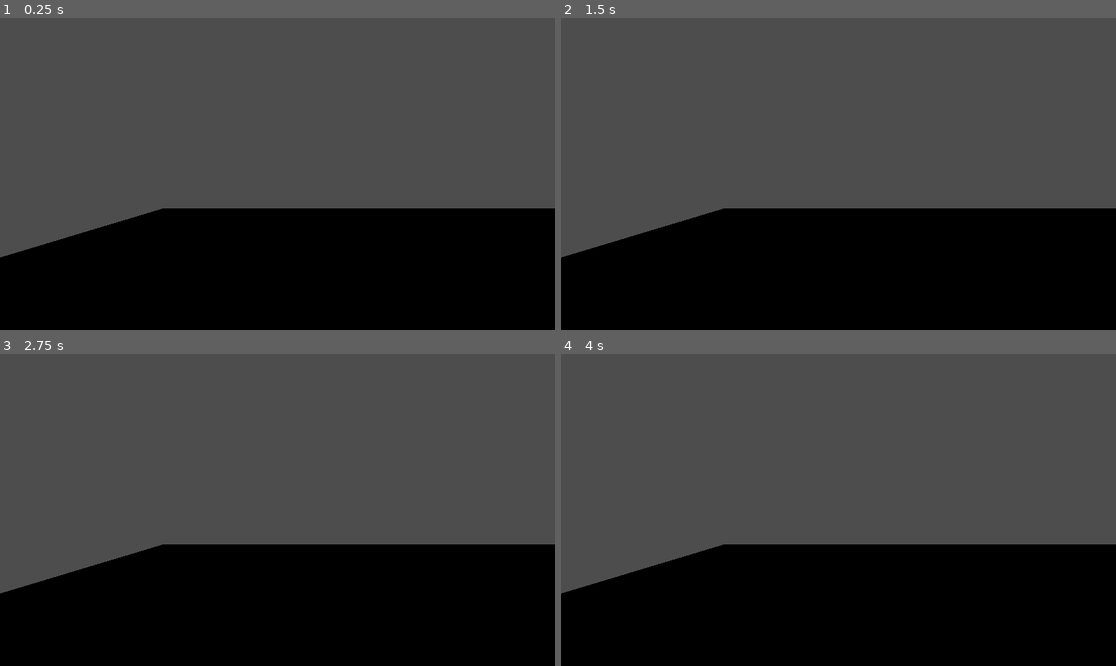
Above: before the commit, frames 1-4 (two rows, left to right).
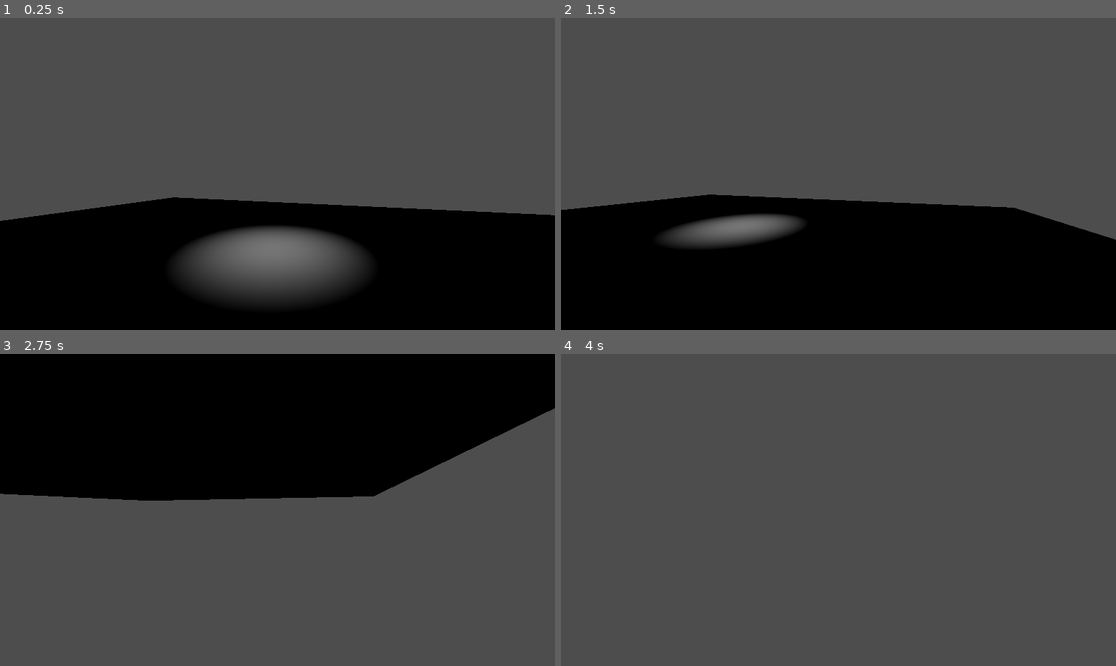
Above: after the commit, the same moments.

Repository: UnknownGamer925/Brackeys-2025-1
Game: Godot game, scene res://Scenes/ConvenienceStore/convenience_store.tscn
Two runs of this game, one before a commit and one after it. Both use one fixed random seed, a clock stepped at 60 frames per second and the inputs below.
Inputs:
- Up to frame 1 (0.25 s): no input
- Up to frame 2 (1.5 s): tap Enter at 0.5 s; hold D (c_right, bound only after the commit) 0.53-1.28 s; hold S (c_down, bound only after the commit) from 1.28 s (still down)
- Up to frame 3 (2.75 s): release S (c_down, bound only after the commit) at 2.03 s; hold D (c_right, bound only after the commit) from 2.03 s (still down)
- Up to frame 4 (4 s): release D (c_right, bound only after the commit) at 2.78 s; hold W (c_up, bound only after the commit) 2.78-3.53 s; hold A (c_left, bound only after the commit) from 3.53 s (still down)

The runs differ from the first frame. In frame 1, 10% of the frame differs, in the area x 0-100%, y 57-92%; in frame 2, 6.9%; in frame 3, 78%, in the area x 0-100%, y 0-100%; in frame 4, 37%.

Commit message:
Basic movement
- Added very simplistic WASD movement with a fixed camera

Diff:
--- a/Prefabs/Player/PlayerCharacter.tscn
+++ b/Prefabs/Player/PlayerCharacter.tscn
@@ -1,4 +1,6 @@
-[gd_scene load_steps=4 format=3 uid="uid://cdhbe21kmh2w6"]
+[gd_scene load_steps=5 format=3 uid="uid://cdhbe21kmh2w6"]
+
+[ext_resource type="Script" path="res://Prefabs/Player/Scripts/movement_script.gd" id="1_thbuj"]
 
 [sub_resource type="CapsuleShape3D" id="CapsuleShape3D_yimsp"]
 
@@ -8,6 +10,7 @@
 albedo_color = Color(1, 0.301278, 0.467172, 1)
 
 [node name="CharacterBody3D" type="CharacterBody3D"]
+script = ExtResource("1_thbuj")
 
 [node name="CollisionShape3D" type="CollisionShape3D" parent="."]
 shape = SubResource("CapsuleShape3D_yimsp")
@@ -16,6 +19,8 @@
 mesh = SubResource("CapsuleMesh_36g68")
 surface_material_override/0 = SubResource("StandardMaterial3D_3xk37")
 
-[node name="Camera3D" type="Camera3D" parent="."]
+[node name="Pivot" type="Marker3D" parent="."]
+
+[node name="Camera3D" type="Camera3D" parent="Pivot"]
 transform = Transform3D(1, 0, 0, 0, 1, 0, 0, 0, 1, 0, 0.784759, 0.00425202)
 current = true
--- /dev/null
+++ b/Prefabs/Player/Scripts/movement_script.gd
@@ -0,0 +1,18 @@
+extends CharacterBody3D
+
+
+const SPEED = 5.0
+
+
+func _physics_process(delta: float) -> void:
+	# Add the gravity.
+	if not is_on_floor():
+		velocity += get_gravity() * delta
+
+	var h_axis : float = Input.get_axis("c_right", "c_left")
+	var v_axis : float = Input.get_axis("c_down","c_up")
+
+	position += Vector3 (h_axis * SPEED * delta, 0, v_axis * SPEED * delta)
+
+
+	move_and_slide()
--- a/Scenes/ConvenienceStore/convenience_store.tscn
+++ b/Scenes/ConvenienceStore/convenience_store.tscn
@@ -1,8 +1,10 @@
-[gd_scene load_steps=3 format=3 uid="uid://d0ej1raa0eym3"]
+[gd_scene load_steps=4 format=3 uid="uid://d0ej1raa0eym3"]
 
 [ext_resource type="PackedScene" uid="uid://cdhbe21kmh2w6" path="res://Prefabs/Player/PlayerCharacter.tscn" id="1_3l8qs"]
 
 [sub_resource type="BoxMesh" id="BoxMesh_c6gp2"]
+
+[sub_resource type="BoxShape3D" id="BoxShape3D_e2rpp"]
 
 [node name="ConvenienceStore" type="Node3D"]
 
@@ -10,5 +12,15 @@
 transform = Transform3D(21.6048, 0, 0, 0, 0.327609, 0, 0, 0, 15.1648, 0, 0, 0)
 mesh = SubResource("BoxMesh_c6gp2")
 
+[node name="StaticBody3D" type="StaticBody3D" parent="MeshInstance3D"]
+
+[node name="CollisionShape3D" type="CollisionShape3D" parent="MeshInstance3D/StaticBody3D"]
+shape = SubResource("BoxShape3D_e2rpp")
+
 [node name="PlayerCharacter" parent="." instance=ExtResource("1_3l8qs")]
-transform = Transform3D(1, 0, 0, 0, 1, 0, 0, 0, 1, -4.58312, 1.25094, 3.49565)
+transform = Transform3D(-0.947996, 0, -0.318281, 0, 1, 0, 0.318281, 0, -0.947996, -1.66041, 1.22468, -4.59562)
+
+[node name="OmniLight3D" type="OmniLight3D" parent="."]
+transform = Transform3D(1, 0, 0, 0, 1, 0, 0, 0, 1, 0, 4.56464, 0)
+light_energy = 16.0
+light_size = 0.398
--- a/project.godot
+++ b/project.godot
@@ -14,3 +14,26 @@
 run/main_scene="res://Scenes/ConvenienceStore/convenience_store.tscn"
 config/features=PackedStringArray("4.3", "Forward Plus")
 config/icon="res://icon.svg"
+
+[input]
+
+c_up={
+"deadzone": 0.5,
+"events": [Object(InputEventKey,"resource_local_to_scene":false,"resource_name":"","device":-1,"window_id":0,"alt_pressed":false,"shift_pressed":false,"ctrl_pressed":false,"meta_pressed":false,"pressed":false,"keycode":0,"physical_keycode":87,"key_label":0,"unicode":119,"location":0,"echo":false,"script":null)
+]
+}
+c_down={
+"deadzone": 0.5,
+"events": [Object(InputEventKey,"resource_local_to_scene":false,"resource_name":"","device":-1,"window_id":0,"alt_pressed":false,"shift_pressed":false,"ctrl_pressed":false,"meta_pressed":false,"pressed":false,"keycode":0,"physical_keycode":83,"key_label":0,"unicode":115,"location":0,"echo":false,"script":null)
+]
+}
+c_left={
+"deadzone": 0.5,
+"events": [Object(InputEventKey,"resource_local_to_scene":false,"resource_name":"","device":-1,"window_id":0,"alt_pressed":false,"shift_pressed":false,"ctrl_pressed":false,"meta_pressed":false,"pressed":false,"keycode":0,"physical_keycode":65,"key_label":0,"unicode":97,"location":0,"echo":false,"script":null)
+]
+}
+c_right={
+"deadzone": 0.5,
+"events": [Object(InputEventKey,"resource_local_to_scene":false,"resource_name":"","device":-1,"window_id":0,"alt_pressed":false,"shift_pressed":false,"ctrl_pressed":false,"meta_pressed":false,"pressed":false,"keycode":0,"physical_keycode":68,"key_label":0,"unicode":100,"location":0,"echo":false,"script":null)
+]
+}
